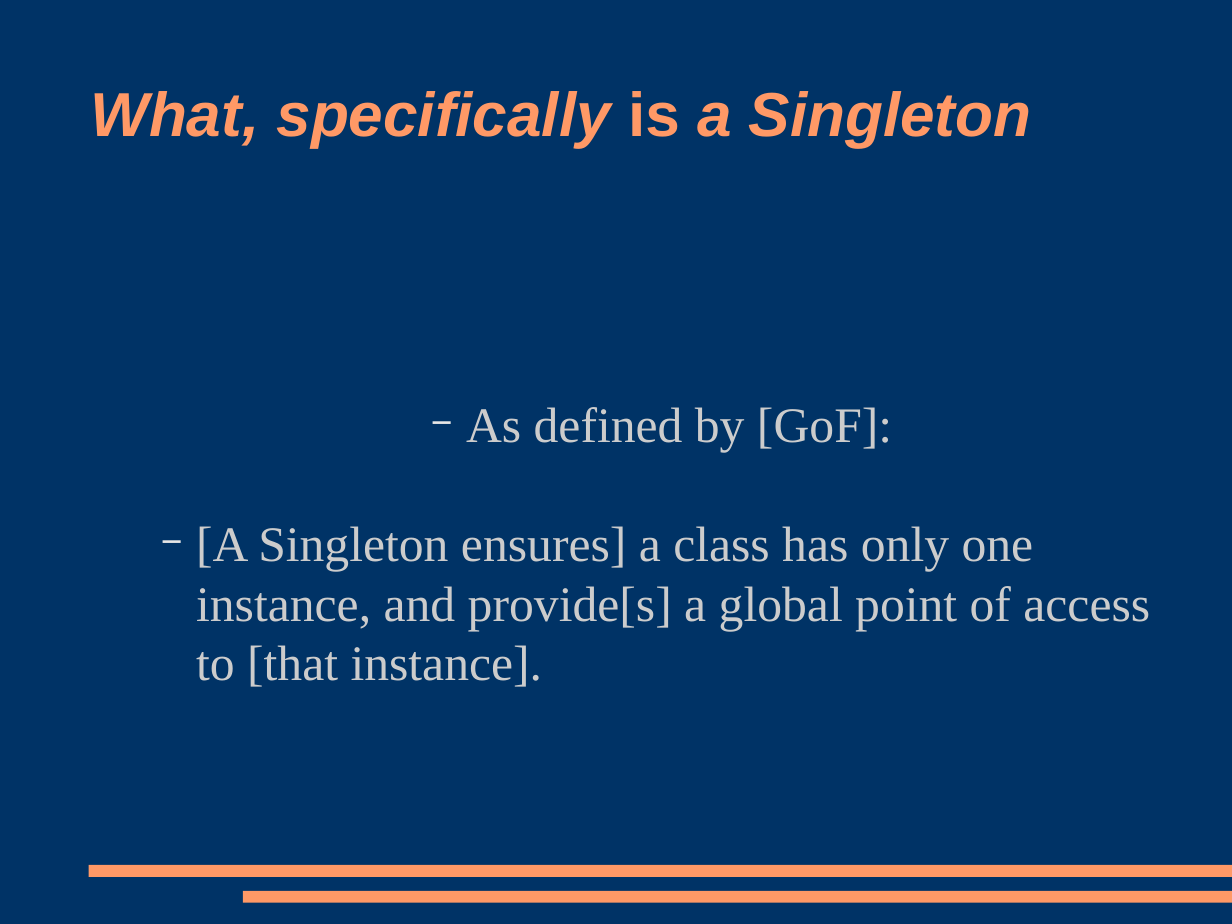
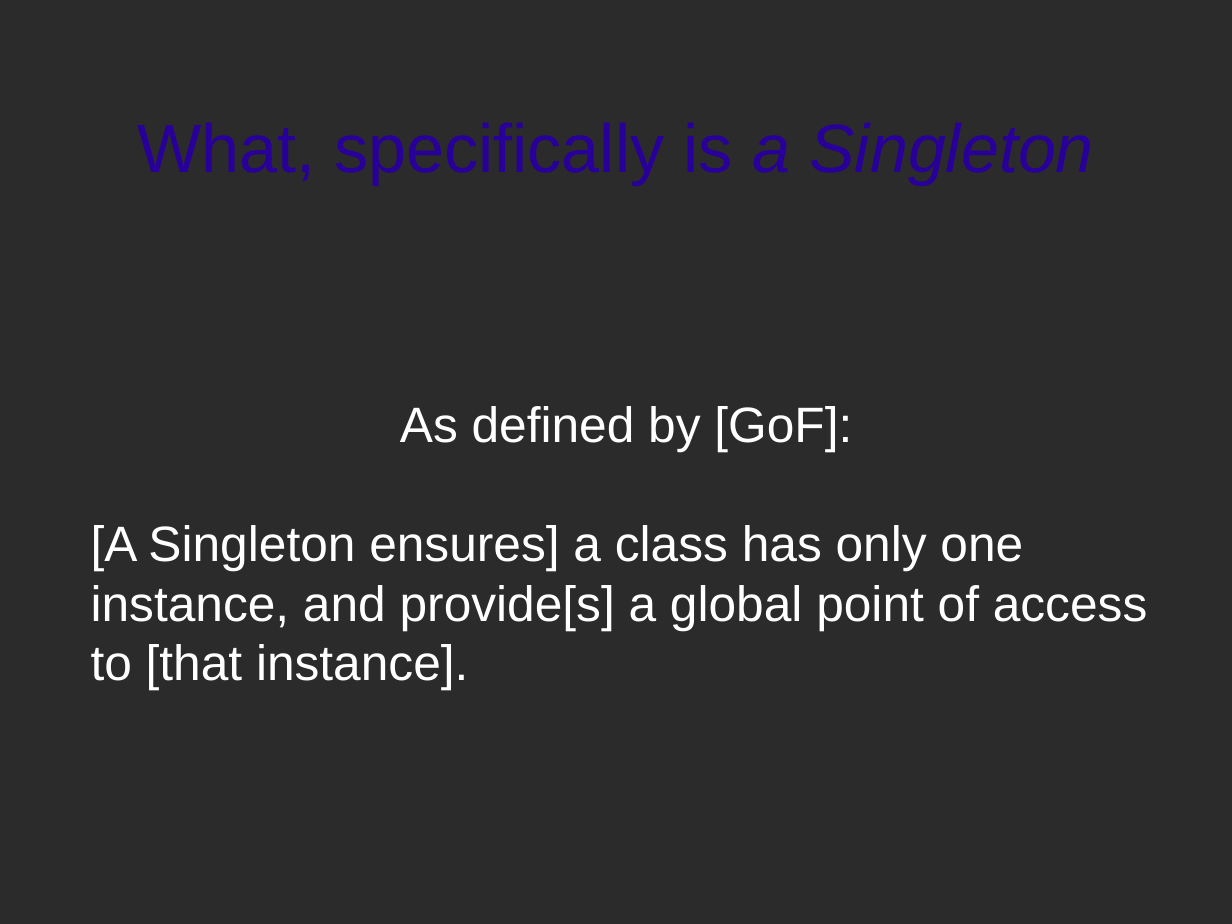
Before and after one commit to gregsymons/singletons-are-evil, a slide deck: slide 3 of presentation.odp. Drawn at 1232x924 pixels with LibreOffice and Linux fonts; fonts in the diff are those of the drawing; background and template pictures are left out; a plain dark background stands for a picture behind light text. Boxes give left, top, right and bottom in pixels: in the first picture for what was removed or moved away, otherwise in the second. Text is boxed around its words. In the diff, an @@ line names an element or a change of style, - is before the commit and + after.

```diff
--- a/presentation.odp
+++ b/presentation.odp
@@ background #003366 to picture (left out) @@
@@ title "What, specifically is a Singleton": place and size @@
-title "What, specifically is a Singleton" at [91,91,1031,147]
+title "What, specifically is a Singleton" at [137,122,1094,184]
@@ title "What, specifically is a Singleton" at [137,122,1094,184]: size 40 to 44 pt, text colour #FF9966 to #280099, bold off; italic off in "What, specifically"; alignment left to centre @@
@@ subtitle "As defined by [GoF]:" at [91,406,1148,690]: font Times New Roman to Arial, text colour #CCCCCC to #FFFFFF; bullet − to none; list level 2 to 1 in "As defined by [GoF]:"; list level 2 to 1 in "[A Singleton ensures] a class ..." @@
@@ rectangle removed at [88,865,1232,878] @@
@@ rectangle removed at [243,891,1232,903] @@
```
Also in this commit, not shown: 11 other slides changed, 2 slides added, 1 other file.
